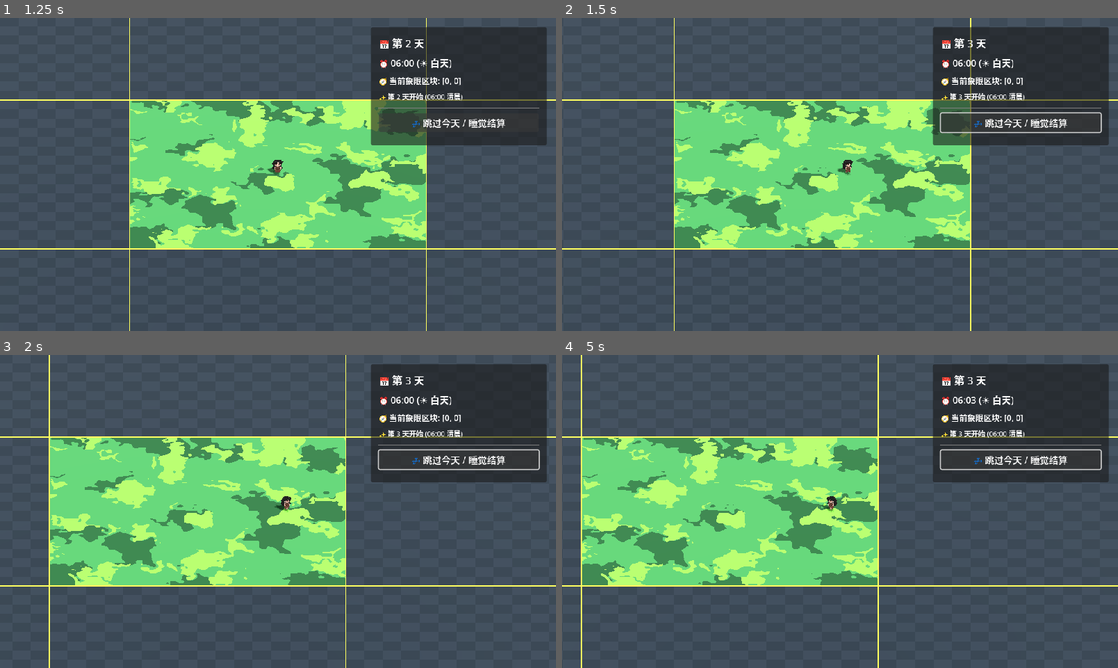
Above: before the commit, frames 1-4 (two rows, left to right).
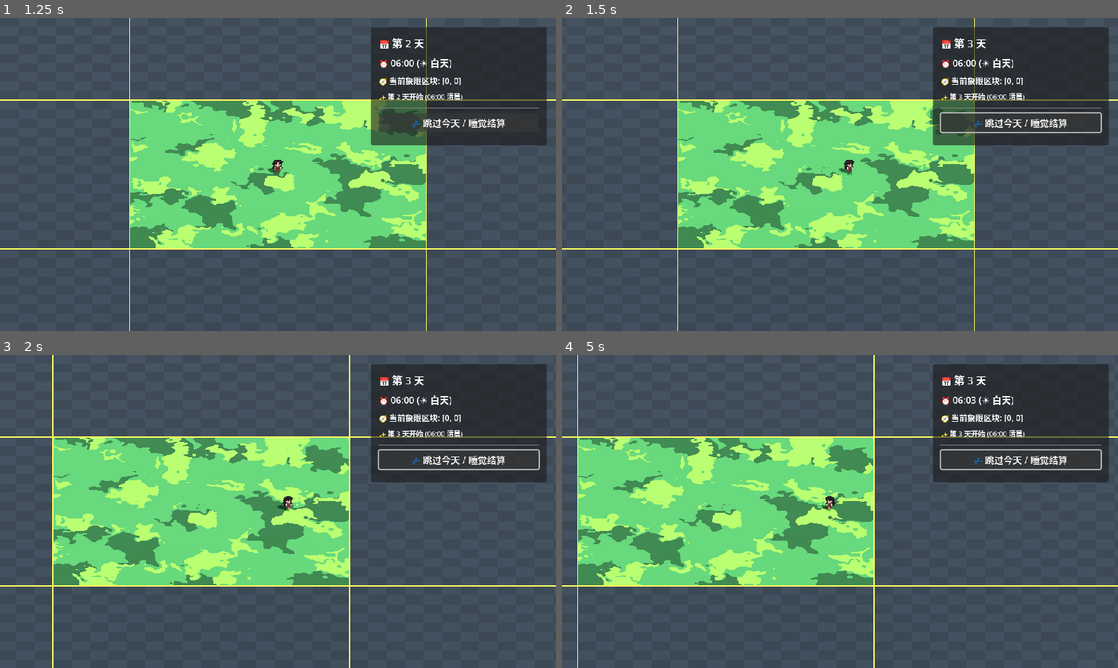
Above: after the commit, the same moments.

Repository: Luo-Mio/Luv002
Game: Godot game, scene res://scenes/main.tscn
Two runs of this game, one before a commit and one after it. Both use one fixed random seed, a clock stepped at 60 frames per second and the inputs below.
Inputs:
- Up to frame 1 (1.25 s): click "💤 跳过今天 / 睡觉结算" at 0.5 s
- Up to frame 2 (1.5 s): tap Enter at 1.25 s; hold Right (ui_right) from 1.28 s (still down); hold Shift from 1.28 s (still down)
- Up to frame 3 (2 s): keep holding Right (ui_right); keep holding Shift
- Up to frame 4 (5 s): release Right (ui_right) at 2.03 s; release Shift at 2.03 s; hold Down (ui_down) 2.03-2.78 s; tap Shift at 2.1, 3.6 s; hold Right (ui_right) 2.78-3.53 s; hold Shift 2.78-3.53 s; hold Up (ui_up) 3.53-4.28 s; hold Left (ui_left) from 4.28 s (still down); hold Shift from 4.28 s (still down)

Frame 1 is identical in both runs. In frame 2, 4.9% of the frame differs, in the area x 20-75%, y 0-100%; in frame 3, 5.3%; in frame 4, 5.4%, in the area x 2-57%, y 0-100%.

Commit message:
fix: enable physics interpolation and move camera tracking to process frame

Diff:
--- a/project.godot
+++ b/project.godot
@@ -26,6 +26,7 @@
 [physics]
 
 3d/physics_engine="Jolt Physics"
+common/physics_interpolation=true
 
 [rendering]
 
--- a/scripts/camera_controller.gd
+++ b/scripts/camera_controller.gd
@@ -2,7 +2,8 @@
 extends Camera3D
 
 @export var target: Node3D
-@export var follow_speed: float = 12.0
+@export var smooth_follow: bool = true
+@export var follow_speed: float = 14.0
 @export var distance: float = 800.0
 
 # Strict 2:1 Top-Down View:
@@ -14,6 +15,8 @@
 # 960x540 viewport height
 const VIEWPORT_HEIGHT: float = 540.0
 
+var _offset: Vector3 = Vector3.ZERO
+
 func _ready() -> void:
 	projection = Camera3D.PROJECTION_ORTHOGONAL
 	# 1 world unit = 1 game pixel (540 units visible vertically)
@@ -23,19 +26,35 @@
 
 	rotation_degrees = Vector3(PITCH_DEG, YAW_DEG, 0.0)
 
+	var rot_basis = Basis.from_euler(Vector3(deg_to_rad(PITCH_DEG), deg_to_rad(YAW_DEG), 0.0))
+	_offset = rot_basis * Vector3(0.0, 0.0, distance)
+
 	if target == null:
 		target = get_tree().get_first_node_in_group("player")
 
 	if target != null:
 		global_position = _calculate_desired_position()
+		reset_physics_interpolation()
 
 func _calculate_desired_position() -> Vector3:
-	var rot_basis = Basis.from_euler(Vector3(deg_to_rad(PITCH_DEG), deg_to_rad(YAW_DEG), 0.0))
-	var offset = rot_basis * Vector3(0.0, 0.0, distance)
-	return target.global_position + offset
+	var target_pos = target.global_position
+	# 当目标支持物理插值时，在渲染帧获取平滑插值后的目标真实渲染坐标，消灭 60Hz 顿挫感
+	if target.has_method("get_global_transform_interpolated"):
+		target_pos = target.get_global_transform_interpolated().origin
+	return target_pos + _offset
 
-func _physics_process(delta: float) -> void:
-	if target != null:
-		var desired = _calculate_desired_position()
-		# 平滑插值跟踪目标，保持对角线运动时 X 轴与 Z 轴严格同步，消除阶梯式交替抖动
-		global_position = global_position.lerp(desired, follow_speed * delta)
+# 改在 _process (渲染帧) 更新：
+# 配合物理插值，使相机在 60Hz/144Hz/165Hz 高刷显示器上的每一帧渲染中都丝滑平移，
+# 彻底消除因物理时钟(60Hz)与渲染帧不同步导致的画面/地皮跳帧抖动！
+func _process(delta: float) -> void:
+	if target == null:
+		return
+
+	var desired = _calculate_desired_position()
+	if smooth_follow:
+		# 严格与帧率无关的指数阻尼平滑跟踪 (Exponential Smoothing)
+		var t = 1.0 - exp(-follow_speed * delta)
+		global_position = global_position.lerp(desired, t)
+	else:
+		# 硬锁定模式 (零延迟跟踪，传统 2D 像素游戏模式)
+		global_position = desired
